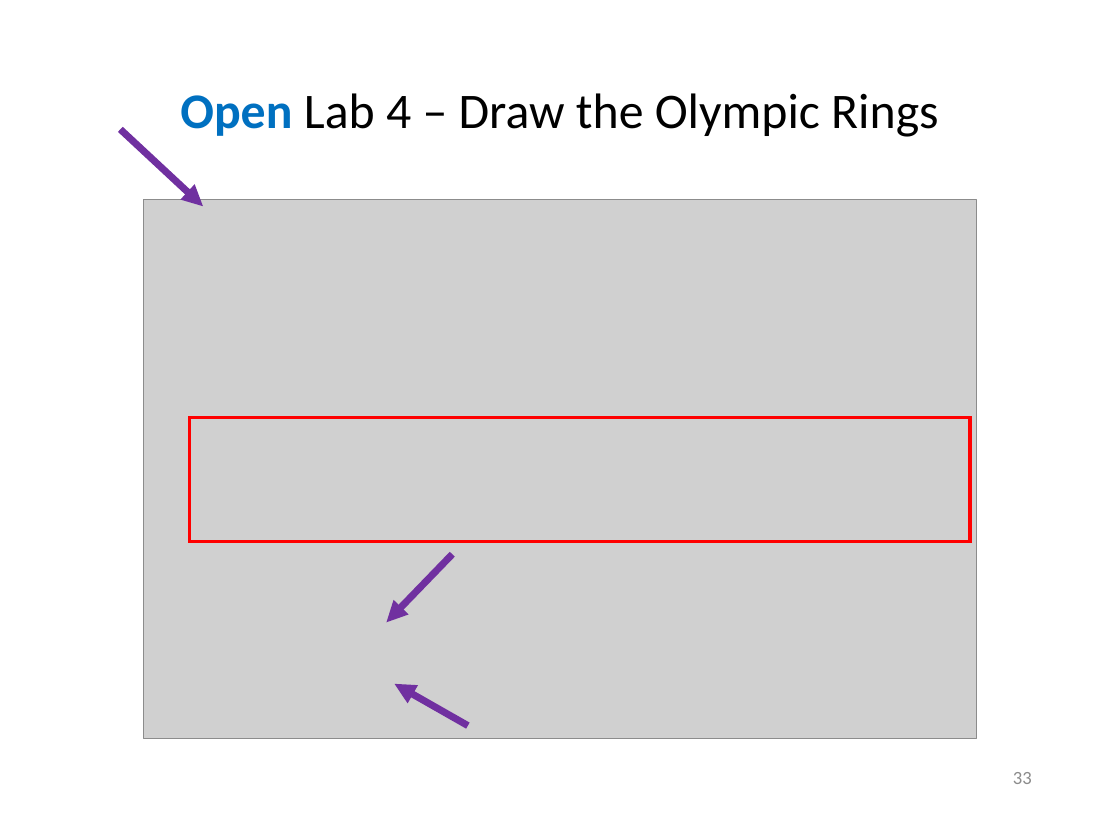
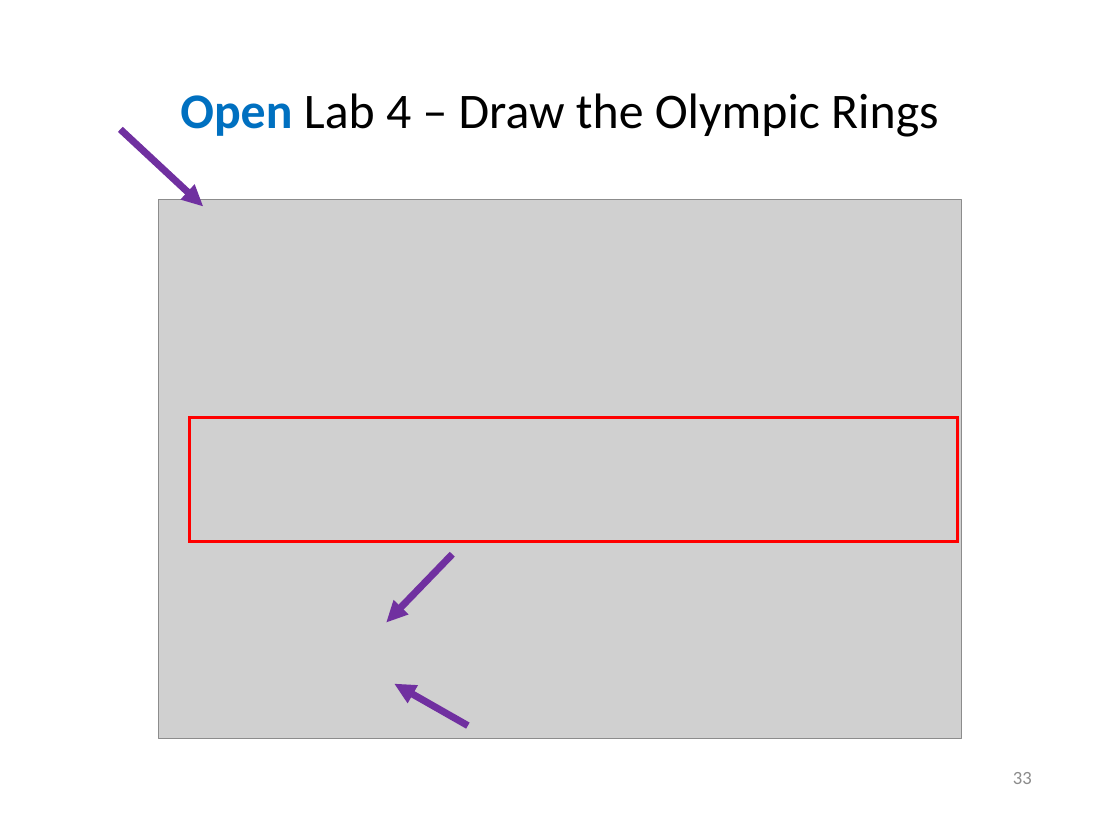
Before and after one commit to dbiersach/scicomp301-cpp-linux, a slide deck: slide 33 of session05/Session 05 - 2D Graphics, Polar Coordinates.pptx. Drawn at 1120x840 pixels with LibreOffice and Linux fonts; fonts in the diff are those of the drawing; grey boxes stand for pictures. Boxes give left, top, right and bottom in pixels: in the first picture for what was removed or moved away, otherwise in the second. Text is boxed around its words. In the diff, an @@ line names an element or a change of style, - is before the commit and + after.

```diff
--- a/session05/Session 05 - 2D Graphics, Polar Coordinates.pptx
+++ b/session05/Session 05 - 2D Graphics, Polar Coordinates.pptx
@@ picture resized from (x1=143, y1=199, x2=977, y2=738) to (x1=158, y1=199, x2=961, y2=738) @@
@@ rectangle resized from (x1=189, y1=418, x2=970, y2=541) to (x1=189, y1=418, x2=958, y2=541) @@
```
Also in this commit, not shown: 8 other slides changed, 1 other file.
